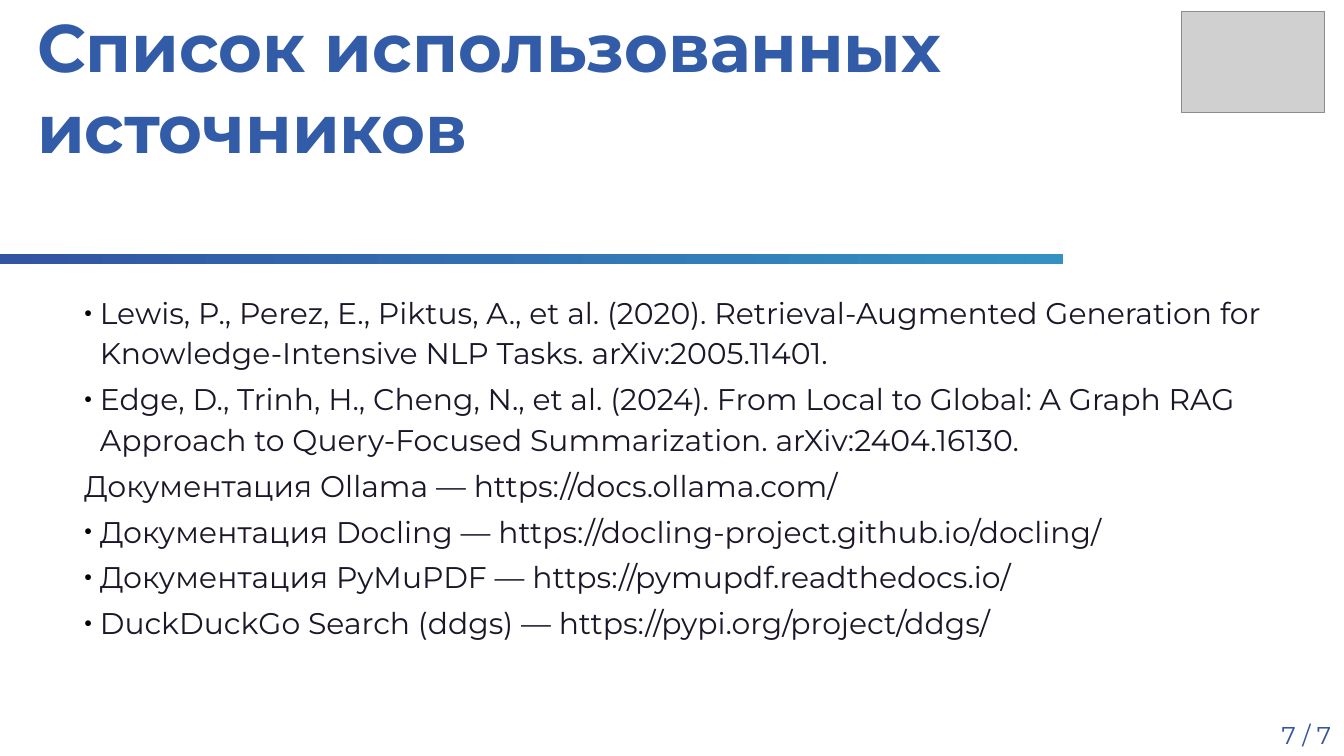
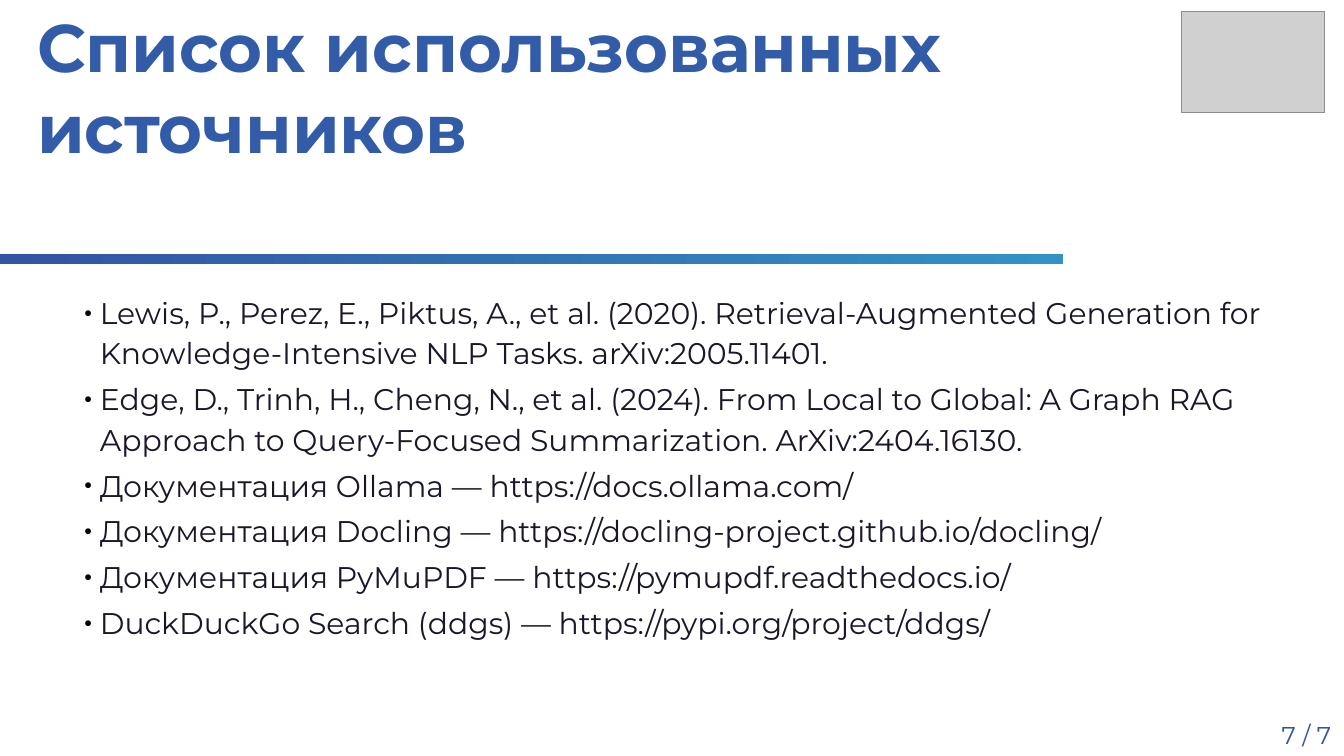
Before and after one commit to Lamenat385/IP_project, a slide deck: slide 7 of docs/Шаблон Защита идеи ПД ТП 2026.pptx. Drawn at 1344x756 pixels with LibreOffice and Linux fonts; fonts in the diff are those of the drawing; grey boxes stand for pictures; background and template pictures are left out. Boxes give left, top, right and bottom in pixels: in the first picture for what was removed or moved away, otherwise in the second. Text is boxed around its words. In the diff, an @@ line names an element or a change of style, - is before the commit and + after.

Commit message:
Docs Update

```diff
--- a/docs/Шаблон Защита идеи ПД ТП 2026.pptx
+++ b/docs/Шаблон Защита идеи ПД ТП 2026.pptx
@@ text at <box>100,387,1235,457</box>: text changed @@
-● Edge, D., Trinh, H., Cheng, N., et al. (2024). From Local to Global: A Graph RAG Approach to Query-Focused Summarization. arXiv:2404.16130.
+● Edge, D., Trinh, H., Cheng, N., et al. (2024). From Local to Global: A Graph RAG Approach to Query-Focused Summarization. ArXiv:2404.16130.
@@ text at <box>100,472,854,503</box>: bullet none to ● @@
```
Also in this commit, not shown: 5 other slides changed, 1 other file.
